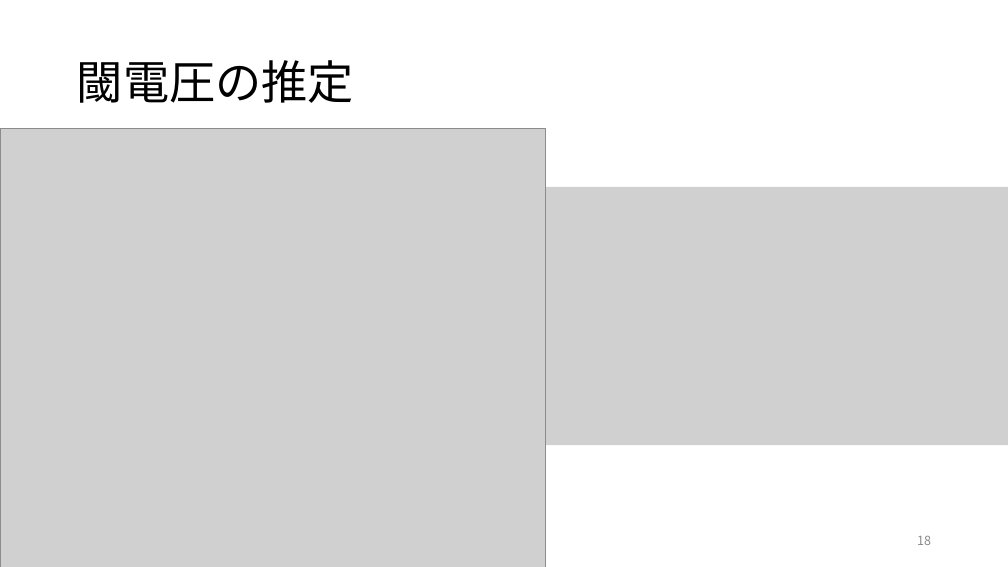
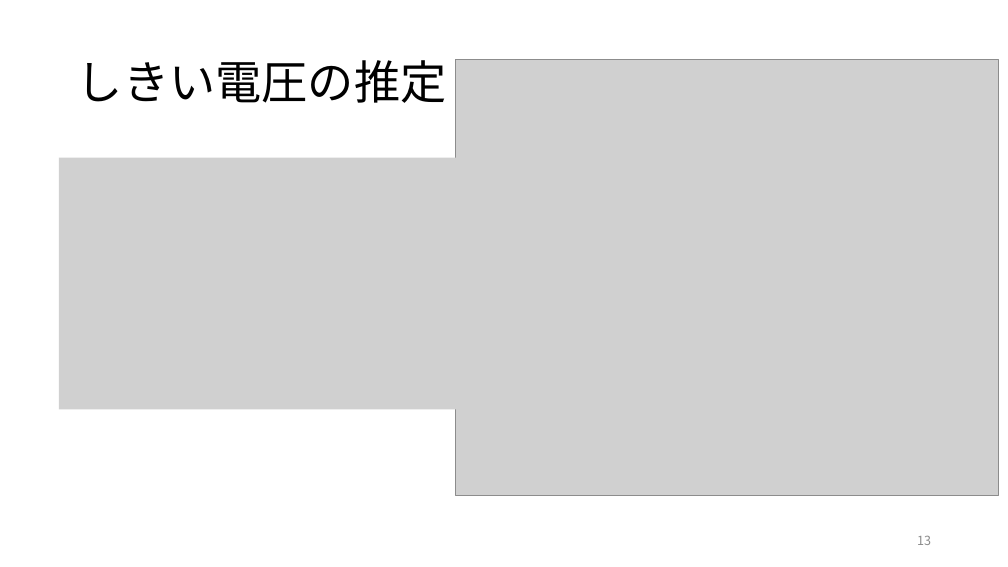
Before and after one commit to kjm-desktop10400/reserch, a slide deck: slide 13 of folded_gilbert/20230703/進捗報告 ギルバートセルの設計.pptx (slide 18 before the commit). Drawn at 1008x567 pixels with LibreOffice and Linux fonts; fonts in the diff are those of the drawing; grey boxes stand for pictures. Boxes give left, top, right and bottom in pixels: in the first picture for what was removed or moved away, otherwise in the second. Text is boxed around its words. In the diff, an @@ line names an element or a change of style, - is before the commit and + after.

```diff
--- a/folded_gilbert/20230703/進捗報告 ギルバートセルの設計.pptx
+++ b/folded_gilbert/20230703/進捗報告 ギルバートセルの設計.pptx
@@ picture added at (x1=455, y1=59, x2=999, y2=495) @@
@@ title at (x1=77, y1=60, x2=447, y2=103): text changed @@
-閾電圧の推定
+しきい電圧の推定
@@ picture removed at (x1=0, y1=129, x2=546, y2=567) @@
@@ picture added at (x1=59, y1=157, x2=466, y2=409) @@
@@ picture removed at (x1=543, y1=187, x2=1008, y2=445) @@
@@ picture added at (x1=851, y1=357, x2=997, y2=395) @@
```
Also in this commit, not shown: 5 other slides changed, 6 slides added, 5 slides removed, 33 other files.
